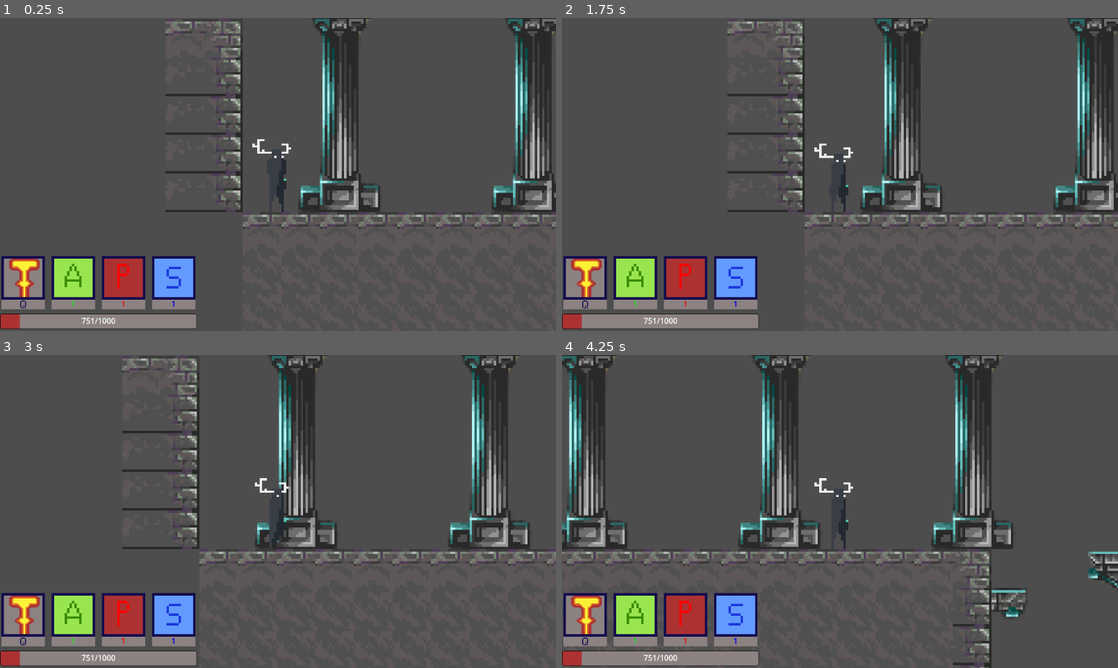
Above: before the commit, frames 1-4 (two rows, left to right).
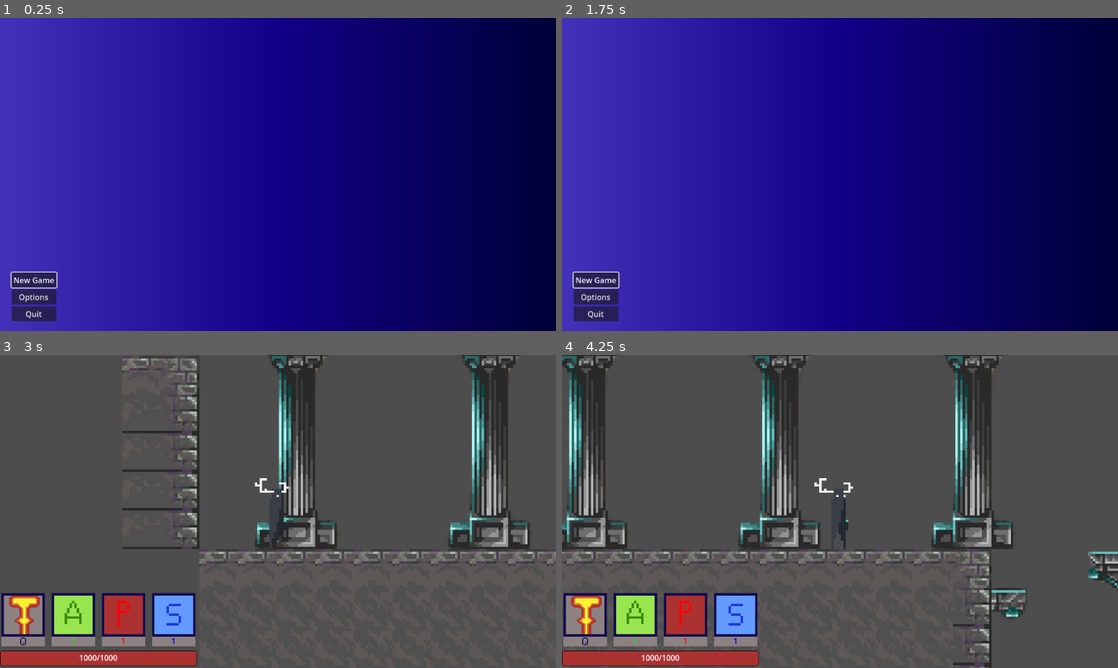
Above: after the commit, the same moments.

Repository: unclerosse/sozokujin-game
Game: Godot game, scene res://scenes/menu.tscn
Two runs of this game, one before a commit and one after it. Both use one fixed random seed, a clock stepped at 60 frames per second and the inputs below. Before the commit the project starts from res://scenes/main.tscn.
Inputs (mouse positions are in pixels of both pictures, inside the frame that each line leads up to):
- Up to frame 1 (0.25 s): no input
- Up to frame 2 (1.75 s): click (595, 296) at 0.5 s, where only the run after the commit has a clickable "Options"; click (840, 180) at 1.25 s, where only the run after the commit has a clickable "Back"
- Up to frame 3 (3 s): click (33, 617) at 2 s, where only the run after the commit has a clickable "New Game"; hold Right (player_right) from 2.78 s (still down)
- Up to frame 4 (4.25 s): keep holding Right (player_right); tap Up (player_jump) at 3.02, 3.77 s

The runs differ from the first frame. In frame 1, 100% of the frame differs, in the area x 0-100%, y 0-100%; in frame 2, 100%; in frame 3, 1.5%; in frame 4, 1.5%.

Commit message:
remade hud and add main menu

Diff:
--- a/project.godot
+++ b/project.godot
@@ -11,7 +11,7 @@
 [application]
 
 config/name="Sozokujin"
-run/main_scene="res://scenes/main.tscn"
+run/main_scene="res://scenes/menu.tscn"
 config/features=PackedStringArray("4.0", "Forward Plus")
 config/icon="res://icon.svg"
 
--- /dev/null
+++ b/scenes/coming_soon.tscn
@@ -0,0 +1,47 @@
+[gd_scene load_steps=3 format=3 uid="uid://cqg27wrkympu3"]
+
+[ext_resource type="Script" path="res://scripts/coming_soon.gd" id="1_xdv6s"]
+[ext_resource type="Texture2D" uid="uid://c5wvysd0pqkq" path="res://sprites/gr463_1152_649.png" id="2_u76ss"]
+
+[node name="Coming_soon" type="Control"]
+layout_mode = 3
+anchors_preset = 15
+anchor_right = 1.0
+anchor_bottom = 1.0
+grow_horizontal = 2
+grow_vertical = 2
+script = ExtResource("1_xdv6s")
+
+[node name="VBoxContainer" type="VBoxContainer" parent="."]
+top_level = true
+layout_mode = 1
+anchors_preset = 8
+anchor_left = 0.5
+anchor_top = 0.5
+anchor_right = 0.5
+anchor_bottom = 0.5
+offset_left = -20.0
+offset_top = -20.0
+offset_right = 20.0
+offset_bottom = 20.0
+grow_horizontal = 2
+grow_vertical = 2
+
+[node name="Label" type="Label" parent="VBoxContainer"]
+layout_mode = 2
+text = "Coming soon"
+
+[node name="Button" type="Button" parent="VBoxContainer"]
+layout_mode = 2
+text = "Back"
+
+[node name="TextureRect" type="TextureRect" parent="."]
+layout_mode = 1
+anchors_preset = 15
+anchor_right = 1.0
+anchor_bottom = 1.0
+grow_horizontal = 2
+grow_vertical = 2
+texture = ExtResource("2_u76ss")
+
+[connection signal="pressed" from="VBoxContainer/Button" to="." method="_on_button_pressed"]
--- a/scenes/control.tscn
+++ b/scenes/control.tscn
@@ -33,6 +33,7 @@
 offset_right = 416.0
 offset_bottom = 32.0
 value = 50.0
+allow_greater = true
 nine_patch_stretch = true
 stretch_margin_left = 3
 stretch_margin_top = 3
--- /dev/null
+++ b/scenes/menu.tscn
@@ -0,0 +1,52 @@
+[gd_scene load_steps=3 format=3 uid="uid://474p840l6q1p"]
+
+[ext_resource type="Script" path="res://scripts/Menu.gd" id="1_jcnqs"]
+[ext_resource type="Texture2D" uid="uid://c5wvysd0pqkq" path="res://sprites/gr463_1152_649.png" id="2_v0p6d"]
+
+[node name="Menu" type="Control"]
+layout_mode = 3
+anchors_preset = 15
+anchor_right = 1.0
+anchor_bottom = 1.0
+grow_horizontal = 2
+grow_vertical = 2
+script = ExtResource("1_jcnqs")
+
+[node name="VBoxContainer" type="VBoxContainer" parent="."]
+top_level = true
+layout_mode = 1
+anchors_preset = 2
+anchor_top = 1.0
+anchor_bottom = 1.0
+offset_left = 24.0
+offset_top = -121.0
+offset_right = 117.0
+offset_bottom = -20.0
+grow_vertical = 0
+
+[node name="start_butt" type="Button" parent="VBoxContainer"]
+layout_mode = 2
+focus_neighbor_top = NodePath("../quit_butt")
+text = "New Game"
+
+[node name="option_butt" type="Button" parent="VBoxContainer"]
+layout_mode = 2
+text = "Options"
+
+[node name="quit_butt" type="Button" parent="VBoxContainer"]
+layout_mode = 2
+focus_neighbor_bottom = NodePath("../start_butt")
+text = "Quit"
+
+[node name="TextureRect" type="TextureRect" parent="."]
+layout_mode = 1
+anchors_preset = 15
+anchor_right = 1.0
+anchor_bottom = 1.0
+grow_horizontal = 2
+grow_vertical = 2
+texture = ExtResource("2_v0p6d")
+
+[connection signal="pressed" from="VBoxContainer/start_butt" to="." method="_on_start_butt_pressed"]
+[connection signal="pressed" from="VBoxContainer/option_butt" to="." method="_on_option_butt_pressed"]
+[connection signal="pressed" from="VBoxContainer/quit_butt" to="." method="_on_quit_butt_pressed"]
--- /dev/null
+++ b/scripts/Menu.gd
@@ -0,0 +1,24 @@
+extends Control
+
+
+# Called when the node enters the scene tree for the first time.
+func _ready():
+	$VBoxContainer/start_butt.grab_focus()
+
+
+# Called every frame. 'delta' is the elapsed time since the previous frame.
+func _process(delta):
+	pass
+
+
+func _on_start_butt_pressed():
+	get_tree().change_scene_to_file("res://scenes/main.tscn")
+
+
+
+func _on_quit_butt_pressed():
+	get_tree().quit()
+
+
+func _on_option_butt_pressed():
+	get_tree().change_scene_to_file("res://scenes/coming_soon.tscn")
--- /dev/null
+++ b/scripts/coming_soon.gd
@@ -0,0 +1,15 @@
+extends Control
+
+
+# Called when the node enters the scene tree for the first time.
+func _ready():
+	pass # Replace with function body.
+
+
+# Called every frame. 'delta' is the elapsed time since the previous frame.
+func _process(delta):
+	pass
+
+
+func _on_button_pressed():
+	get_tree().change_scene_to_file("res://scenes/menu.tscn")
--- a/scripts/hp_bar.gd
+++ b/scripts/hp_bar.gd
@@ -1,6 +1,6 @@
 extends Control
 
-var hp = 751
+var hp = 1000
 var max_hp = 1000
 var val_pow = str(1)
 var val_ab = str(1)
Not shown: 1 places in scenes/control.tscn that only renumber resources
Binary file added: sprites/gr463_1152_649.png
